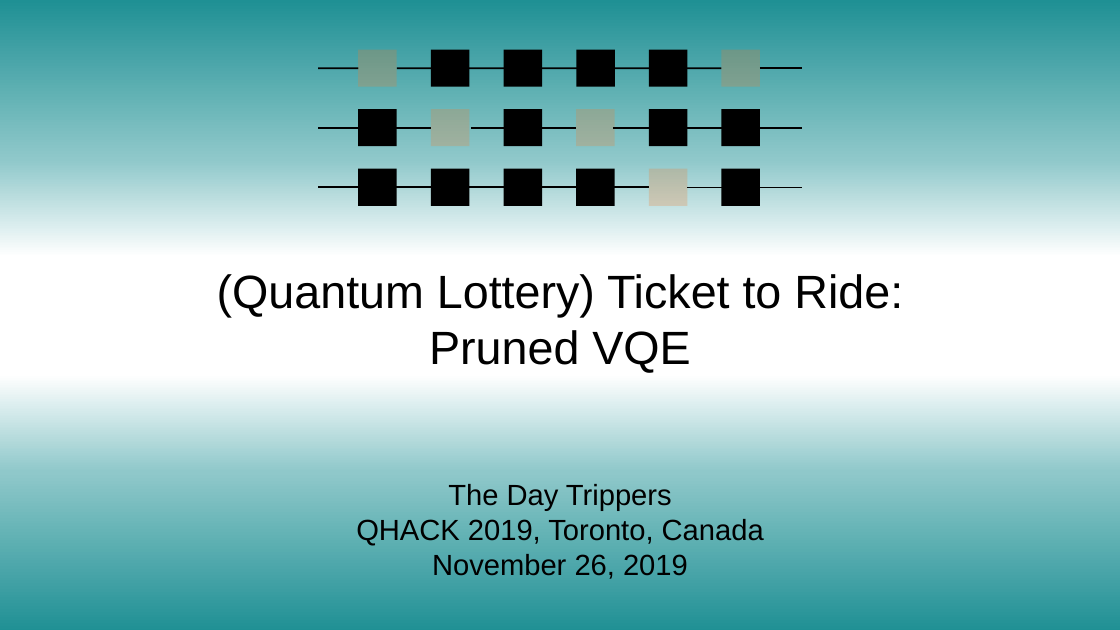
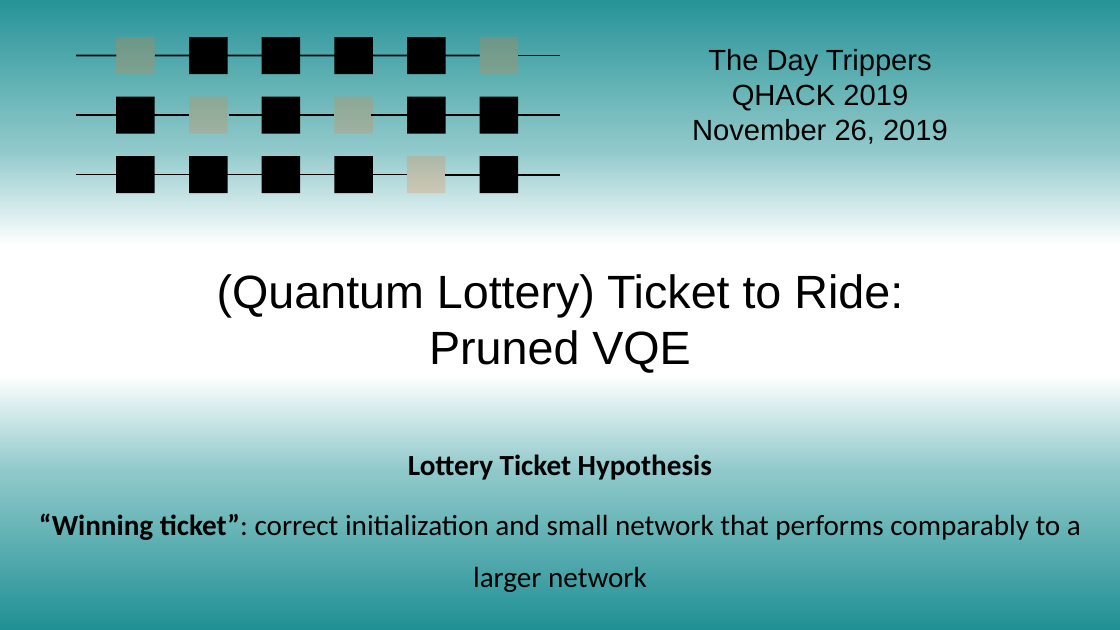
Before and after one commit to Roger-luo/TicketToRide.jl, a slide deck: slide 1 of presentation/QHACK2019.pptx. Drawn at 1120x630 pixels with LibreOffice and Linux fonts; fonts in the diff are those of the drawing. Boxes give left, top, right and bottom in pixels: in the first picture for what was removed or moved away, otherwise in the second. Text is boxed around its words. In the diff, an @@ line names an element or a change of style, - is before the commit and + after.

```diff
--- a/presentation/QHACK2019.pptx
+++ b/presentation/QHACK2019.pptx
@@ rectangle: place and size @@
-rectangle at [0, 0, 1120, 257]
+rectangle at [0, 0, 1120, 246]
@@ text "The Day Trippers": place and size @@
-text "The Day Trippers" at [356, 484, 764, 579]
+text "The Day Trippers" at [692, 49, 948, 144]
@@ 12 rectangles, 6 lines: place and size @@
-12 rectangles, 6 lines at [318, 50, 802, 206]
+12 rectangles, 6 lines at [76, 37, 560, 193]
@@ text at [732, 84, 908, 111]: text changed @@
-QHACK 2019, Toronto, Canada
+QHACK 2019
@@ 6 rectangles, 2 lines: place and size @@
-6 rectangles, 2 lines at [318, 109, 802, 187]
+6 rectangles, 2 lines at [76, 97, 560, 175]
@@ text at [39, 454, 1081, 592]: paragraphs added @@
+Lottery Ticket Hypothesis
+“Winning ticket”: correct initialization and small network that performs comparably to a larger network
```
Also in this commit, not shown: 1 other slide changed, 2 slides added, 2 slides removed.
